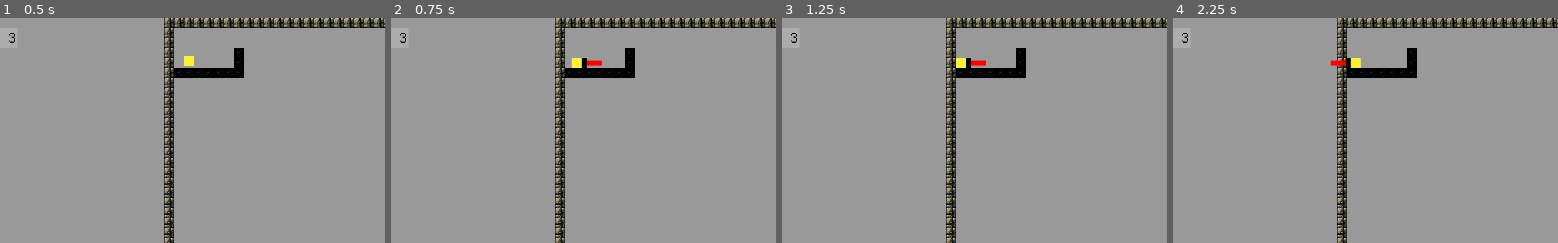
Above: before the commit, frames 1-4 (left to right).
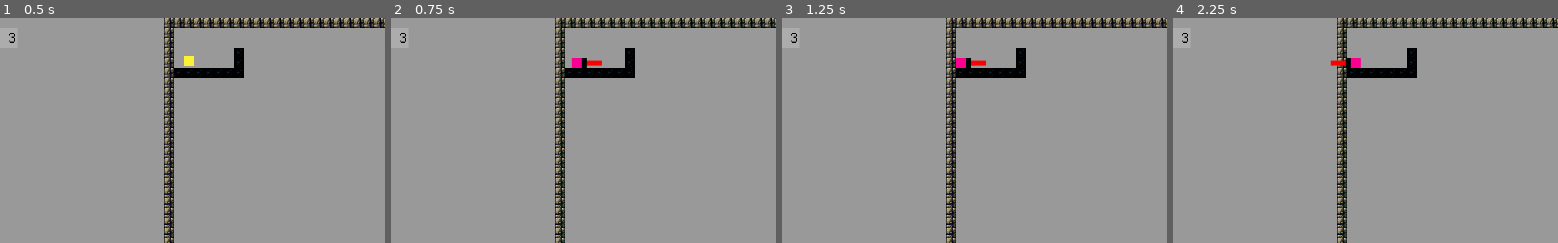
Above: after the commit, the same moments.

Repository: OSGH-web/balloon-movement-demo
Game: Godot game, scene res://scenes/main.tscn
The game is run twice, just before and just after one commit, with the same random seed, the same clock (stepped at 60 frames per second) and the same inputs.
Inputs:
- Up to frame 1 (0.5 s): no input
- Up to frame 2 (0.75 s): tap Enter at 0.5 s; hold Right (ui_right) from 0.53 s (still down); hold A (ui_a) from 0.53 s (still down)
- Up to frame 3 (1.25 s): keep holding Right (ui_right); keep holding A (ui_a); tap Up (ui_up) at 0.77 s
- Up to frame 4 (2.25 s): tap Space at 1.25 s; release A (ui_a) at 1.28 s; tap A (ui_a) at 1.35 s; tap Up (ui_up) at 1.52 s; release Right (ui_right) at 2.03 s; hold Left (ui_left) from 2.03 s (still down); hold A (ui_a) from 2.03 s (still down)
The pictures show only the part of the screen within x 8-58%, y 0-50%; the shares and areas given below are measured in that part.

Frame 1 is identical in both runs. In frame 2, 0.1% of the frame differs, in the area x 46-50%, y 17-23%; in frame 3, 0.1%; in frame 4, 0.1%.

Commit message:
basic airbrake implementation

Diff:
--- a/scenes/player.tscn
+++ b/scenes/player.tscn
@@ -74,6 +74,14 @@
 "speed": 5.0
 }]
 
+[sub_resource type="Gradient" id="Gradient_g2els"]
+colors = PackedColorArray(0.980392, 0, 0.564706, 1, 0.980392, 0, 0.564706, 1)
+
+[sub_resource type="GradientTexture2D" id="GradientTexture2D_qhqgy"]
+gradient = SubResource("Gradient_g2els")
+width = 8
+height = 8
+
 [sub_resource type="RectangleShape2D" id="RectangleShape2D_onrkg"]
 size = Vector2(8, 8)
 
@@ -85,6 +93,13 @@
 [node name="AnimatedSprite2D" type="AnimatedSprite2D" parent="."]
 sprite_frames = SubResource("SpriteFrames_ivps1")
 animation = &"new_animation"
+centered = false
+
+[node name="BrakeFeedback" type="Sprite2D" parent="AnimatedSprite2D"]
+unique_name_in_owner = true
+visible = false
+position = Vector2(16, 16)
+texture = SubResource("GradientTexture2D_qhqgy")
 centered = false
 
 [node name="CollisionShape2D" type="CollisionShape2D" parent="."]
--- a/scripts/player.gd
+++ b/scripts/player.gd
@@ -30,6 +30,8 @@
 
 signal player_died
 
+var airbrake_enabled = false
+
 func _ready():
 	add_to_group("player")
 	camera.zoom = camera_scale
@@ -59,6 +61,16 @@
 
 	return 0.0;
 
+
+func _input(event):
+	if event.is_action_pressed("ui_a"):
+		airbrake_enabled = true
+		%BrakeFeedback.visible = true
+	if event.is_action_released("ui_a"):
+		airbrake_enabled = false
+		%BrakeFeedback.visible = false
+
+
 func _physics_process(delta):
 	var input_dir = Input.get_vector("ui_left", "ui_right", "ui_up", "ui_down")
 	var velocity_update = input_dir
@@ -75,6 +87,8 @@
 
 	if not is_on_floor():
 		velocity.y += gravity * delta
+		if airbrake_enabled:
+			velocity.x += FRICTION * delta * velocity.x
 	elif abs(velocity.x) < velocity_cutoff:
 		velocity.x = 0
 	else:
Not shown: 1 places in scenes/player.tscn that only renumber resources
